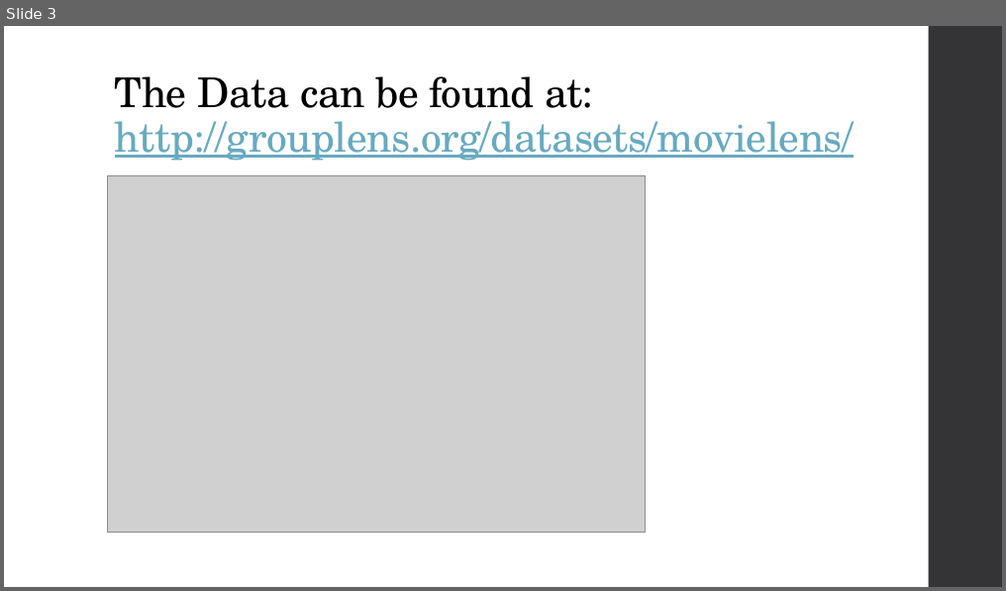
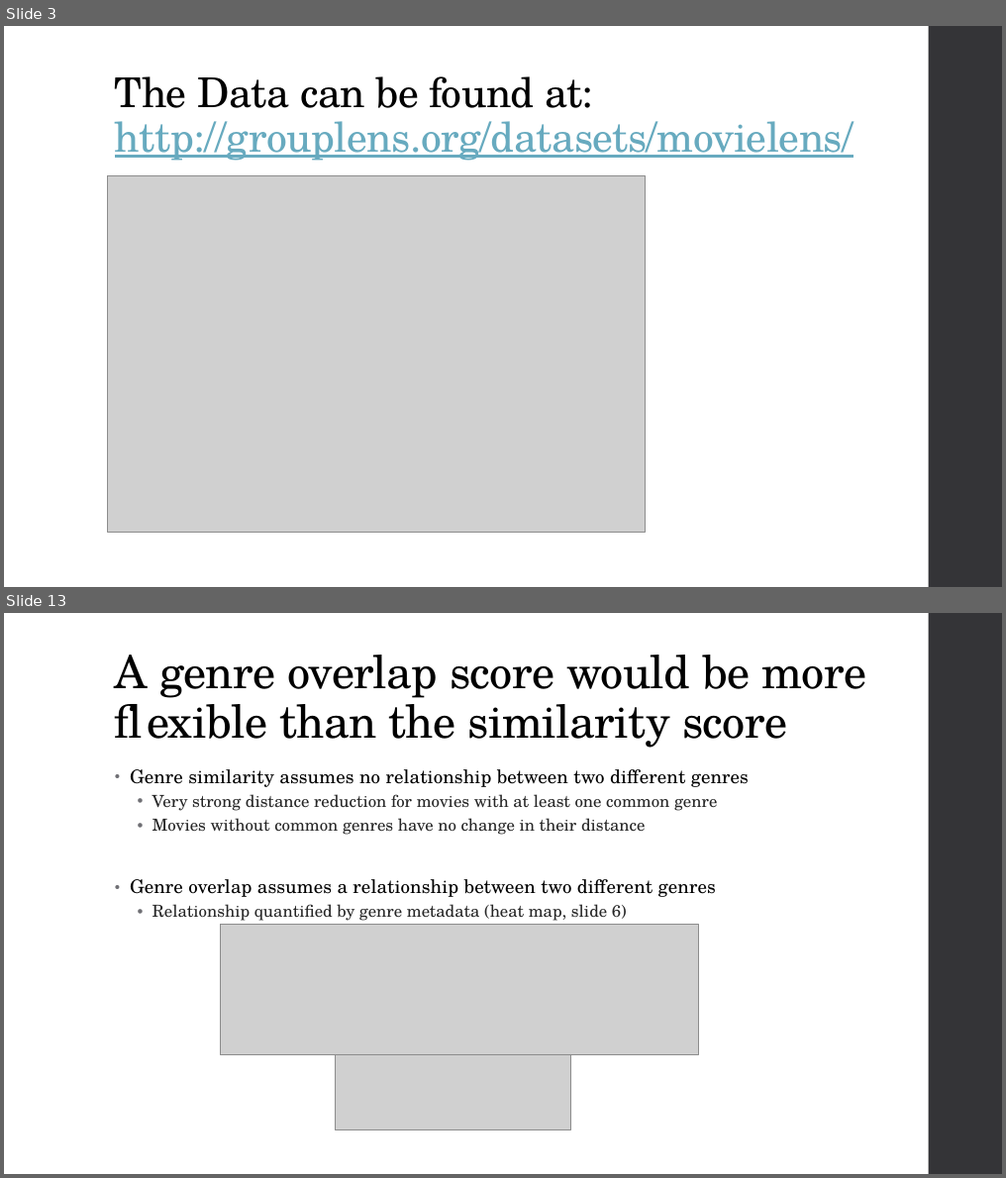
Before and after one commit to SomilB/Data-Science-Intensive---Capstone-Project, a slide deck: Capstone Presentation.pptx. Shown one above the other, each under a label of ours: slide 3 before the commit, slides 3 and 13 after it; the slides between them are not shown. The pictures are 1006x591 and 1006x1178 pixels, drawn with LibreOffice and Linux fonts; fonts in the diff are those of the drawing; grey boxes stand for pictures. Boxes give left, top, right and bottom in pixels: in the first picture for what was removed or moved away, otherwise in the second. Text is boxed around its words. In the diff, an @@ line names an element or a change of style, - is before the commit and + after.

```diff
--- a/Capstone Presentation.pptx
+++ b/Capstone Presentation.pptx
@@ slide 13 added at <box>4,613,1002,1174</box>, background #FFFFFF; not listed: 1 template element that a slide beside it also shows @@
@@ title added at <box>115,655,866,748</box>, 44 pt, text #000000 @@
+A genre overlap score would be more flexible than the similarity score
@@ text added at <box>130,769,748,921</box>, 16 pt, text #262626 @@
+• Genre similarity assumes no relationship between two different genres
+  • Very strong distance reduction for movies with at least one common genre
+  • Movies without common genres have no change in their distance
+• Genre overlap assumes a relationship between two different genres
+  • Relationship quantified by genre metadata (heat map, slide 6)
@@ picture added at <box>221,925,698,1056</box> @@
@@ picture added at <box>335,1056,570,1131</box> @@
```
Also in this commit, not shown: 7 slides changed, 9 other slides added, 2 slides removed.
